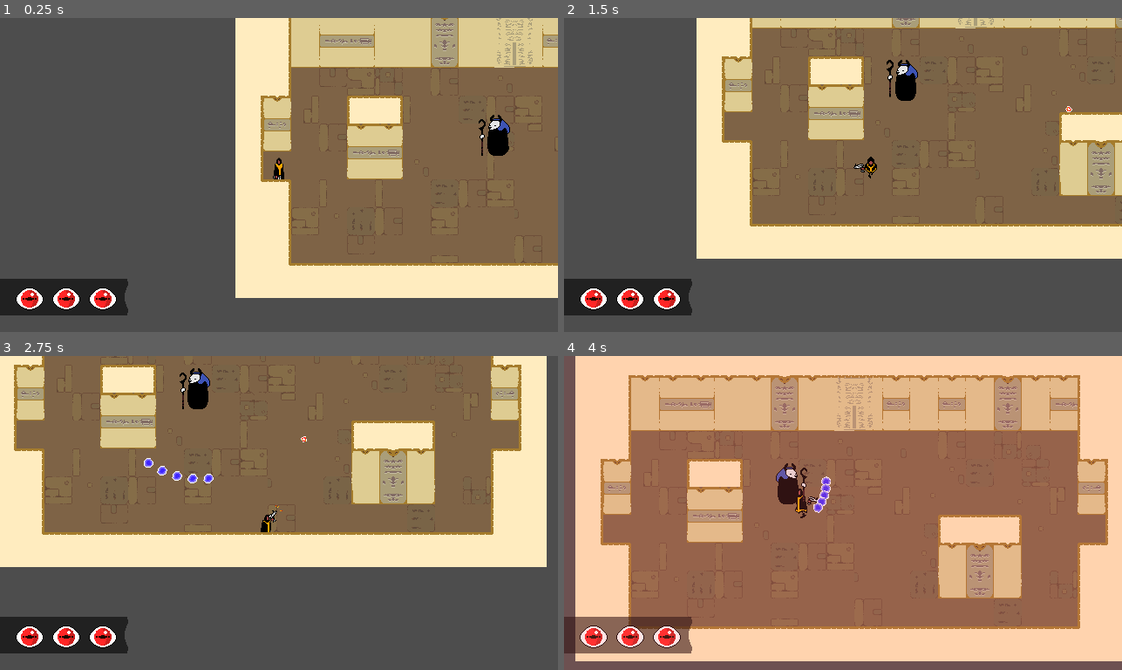
Above: before the commit, frames 1-4 (two rows, left to right).
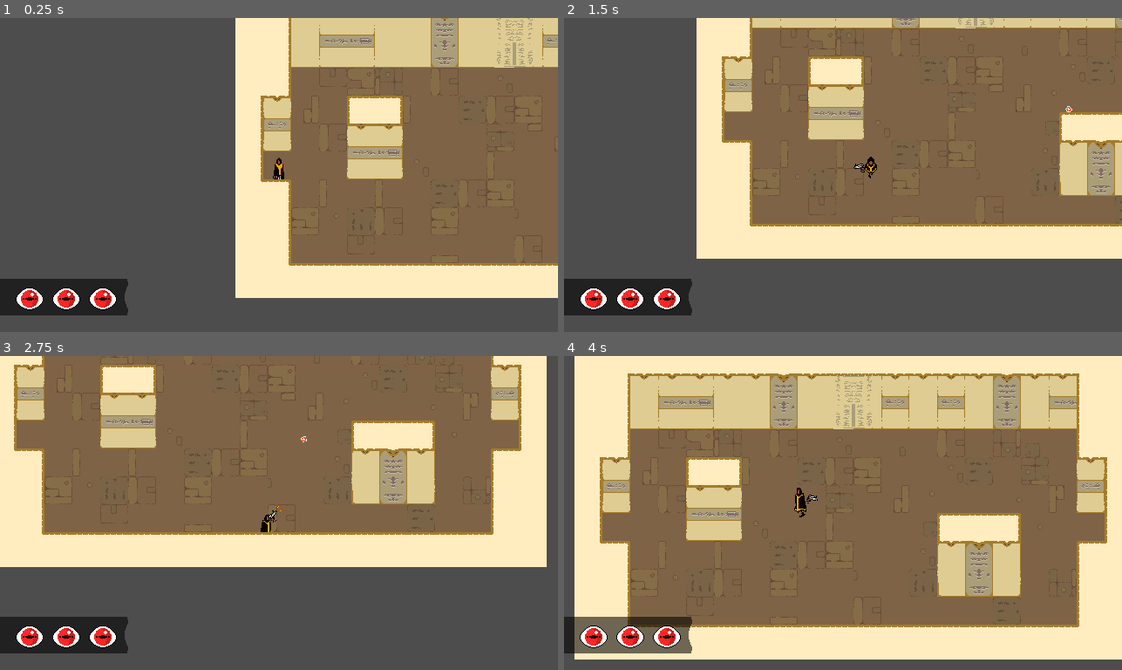
Above: after the commit, the same moments.

Repository: Lukko-Digital/WellesleyGameJam2024
Game: Godot game, scene res://levels/level_0.tscn
Same seed, same stepped clock (60 frames per second), same inputs: the game is played once before the commit and once after it. This scene is started directly instead of the project's main scene.
Inputs (mouse positions are in pixels of both pictures, inside the frame that each line leads up to):
- Up to frame 1 (0.25 s): no input
- Up to frame 2 (1.5 s): move the mouse to (965, 159) at 0.52 s; press the mouse at (965, 159) at 0.53 s; hold D (right) 0.53-1.28 s; move the mouse to (731, 190) at 1.27 s; release the mouse at (731, 190) at 1.28 s; hold S (down) from 1.28 s (still down); tap Shift (roll) at 1.35 s
- Up to frame 3 (2.75 s): move the mouse to (334, 443) at 2.02 s; release S (down) at 2.03 s; press the mouse at (334, 443) at 2.03 s; hold D (right) from 2.03 s (still down)
- Up to frame 4 (4 s): move the mouse to (815, 575) at 2.77 s; release D (right) at 2.78 s; release the mouse at (815, 575) at 2.78 s; hold W (up) 2.78-3.53 s; tap Shift (roll) at 2.85 s; move the mouse to (1010, 560) at 3.52 s; press the mouse at (1010, 560) at 3.53 s; hold A (left) from 3.53 s (still down)

The runs differ from the first frame. In frame 1, 0.5% of the frame differs, in the area x 85-92%, y 30-44%; in frame 2, 0.5%; in frame 3, 0.7%; in frame 4, 47%, in the area x 0-100%, y 0-100%.

Commit message:
organize scene

Diff:
--- a/levels/level_0.tscn
+++ b/levels/level_0.tscn
@@ -1,19 +1,9 @@
-[gd_scene load_steps=11 format=3 uid="uid://bt60enw3a263x"]
+[gd_scene load_steps=10 format=3 uid="uid://bt60enw3a263x"]
 
 [ext_resource type="Texture2D" uid="uid://c5u7q11xqxbpg" path="res://assets/png/level_0.png" id="1_cuwoe"]
 [ext_resource type="Texture2D" uid="uid://d08krag7x7bmi" path="res://assets/png/level_0_top.png" id="2_i5u6w"]
 [ext_resource type="PackedScene" uid="uid://tu268rhi3o1q" path="res://src/player/player.tscn" id="3_r0fp6"]
 [ext_resource type="PackedScene" uid="uid://ds128noh7ia8o" path="res://src/display/game_camera.tscn" id="4_7t7gk"]
-[ext_resource type="PackedScene" uid="uid://csd083n25xvrm" path="res://src/enemies/ranged_guy.tscn" id="5_edsen"]
-
-[sub_resource type="RectangleShape2D" id="RectangleShape2D_j1y0d"]
-size = Vector2(512, 20)
-
-[sub_resource type="RectangleShape2D" id="RectangleShape2D_jbdnq"]
-size = Vector2(64, 52)
-
-[sub_resource type="RectangleShape2D" id="RectangleShape2D_sacwx"]
-size = Vector2(96, 52)
 
 [sub_resource type="NavigationPolygon" id="NavigationPolygon_fsoec"]
 vertices = PackedVector2Array(256, 44, 256, 140, 192, 139, 192, 12, -192, -52, -193, 141, -256, 140, -256, 44, -256, -84, 256, -84, 256, 12, -128, -52, 288, 13, 288, 44, 96, 12, 96, 140, -127, 140, -288, 44, -288, 11, -256, 11)
@@ -25,45 +15,56 @@
 polygons = Array[PackedInt32Array]([PackedInt32Array(0, 1, 2, 3), PackedInt32Array(3, 4, 0), PackedInt32Array(3, 2, 5)])
 outlines = Array[PackedVector2Array]([PackedVector2Array(-200, 43, -118, 43, 96, 108, 195, 108, 195, 138, -200, 139)])
 
+[sub_resource type="RectangleShape2D" id="RectangleShape2D_j1y0d"]
+size = Vector2(512, 20)
+
+[sub_resource type="RectangleShape2D" id="RectangleShape2D_jbdnq"]
+size = Vector2(64, 52)
+
+[sub_resource type="RectangleShape2D" id="RectangleShape2D_sacwx"]
+size = Vector2(96, 52)
+
 [node name="level_0" type="Node2D"]
 
-[node name="map" type="Sprite2D" parent="."]
+[node name="map" type="Node2D" parent="."]
+
+[node name="NavigationRegion2D" type="NavigationRegion2D" parent="map"]
+navigation_polygon = SubResource("NavigationPolygon_fsoec")
+
+[node name="NavigationRegion2D2" type="NavigationRegion2D" parent="map"]
+navigation_polygon = SubResource("NavigationPolygon_innwa")
+
+[node name="Walls" type="StaticBody2D" parent="map"]
+visible = false
+z_index = 10
+
+[node name="CollisionPolygon2D" type="CollisionPolygon2D" parent="map/Walls"]
+build_mode = 1
+polygon = PackedVector2Array(-256, -114, 256, -114, 256, -18, 288, -17, 288, 56, 256, 57, 256, 158, -256, 154, -256, 57, -291, 56, -291, -17, -256, -18)
+
+[node name="CollisionShape2D" type="CollisionShape2D" parent="map/Walls"]
+position = Vector2(0, -124)
+shape = SubResource("RectangleShape2D_j1y0d")
+
+[node name="CollisionShape2D2" type="CollisionShape2D" parent="map/Walls"]
+position = Vector2(-160, -12)
+shape = SubResource("RectangleShape2D_jbdnq")
+
+[node name="CollisionShape2D3" type="CollisionShape2D" parent="map/Walls"]
+position = Vector2(144, 52)
+shape = SubResource("RectangleShape2D_sacwx")
+
+[node name="map" type="Sprite2D" parent="map"]
 z_index = -5
 texture = ExtResource("1_cuwoe")
 
-[node name="map top" type="Sprite2D" parent="."]
+[node name="map top" type="Sprite2D" parent="map"]
 z_index = 5
 texture = ExtResource("2_i5u6w")
-
-[node name="Walls" type="StaticBody2D" parent="."]
-visible = false
-z_index = 10
-
-[node name="CollisionPolygon2D" type="CollisionPolygon2D" parent="Walls"]
-build_mode = 1
-polygon = PackedVector2Array(-256, -114, 256, -114, 256, -18, 288, -17, 288, 56, 256, 57, 256, 158, -256, 154, -256, 57, -291, 56, -291, -17, -256, -18)
-
-[node name="CollisionShape2D" type="CollisionShape2D" parent="Walls"]
-position = Vector2(0, -124)
-shape = SubResource("RectangleShape2D_j1y0d")
-
-[node name="CollisionShape2D2" type="CollisionShape2D" parent="Walls"]
-position = Vector2(-160, -12)
-shape = SubResource("RectangleShape2D_jbdnq")
-
-[node name="CollisionShape2D3" type="CollisionShape2D" parent="Walls"]
-position = Vector2(144, 52)
-shape = SubResource("RectangleShape2D_sacwx")
 
 [node name="player" parent="." instance=ExtResource("3_r0fp6")]
 position = Vector2(-270, 39)
 
 [node name="game_camera" parent="player" instance=ExtResource("4_7t7gk")]
 
-[node name="ranged_guy" parent="." instance=ExtResource("5_edsen")]
-
-[node name="NavigationRegion2D" type="NavigationRegion2D" parent="."]
-navigation_polygon = SubResource("NavigationPolygon_fsoec")
-
-[node name="NavigationRegion2D2" type="NavigationRegion2D" parent="."]
-navigation_polygon = SubResource("NavigationPolygon_innwa")
+[node name="enemies" type="Node2D" parent="."]
